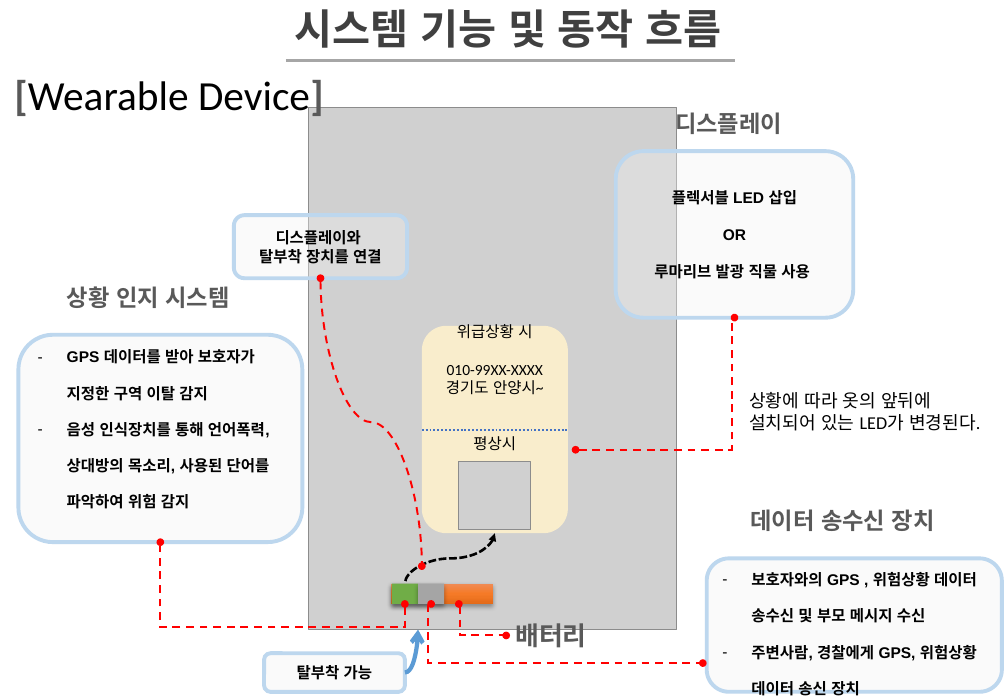
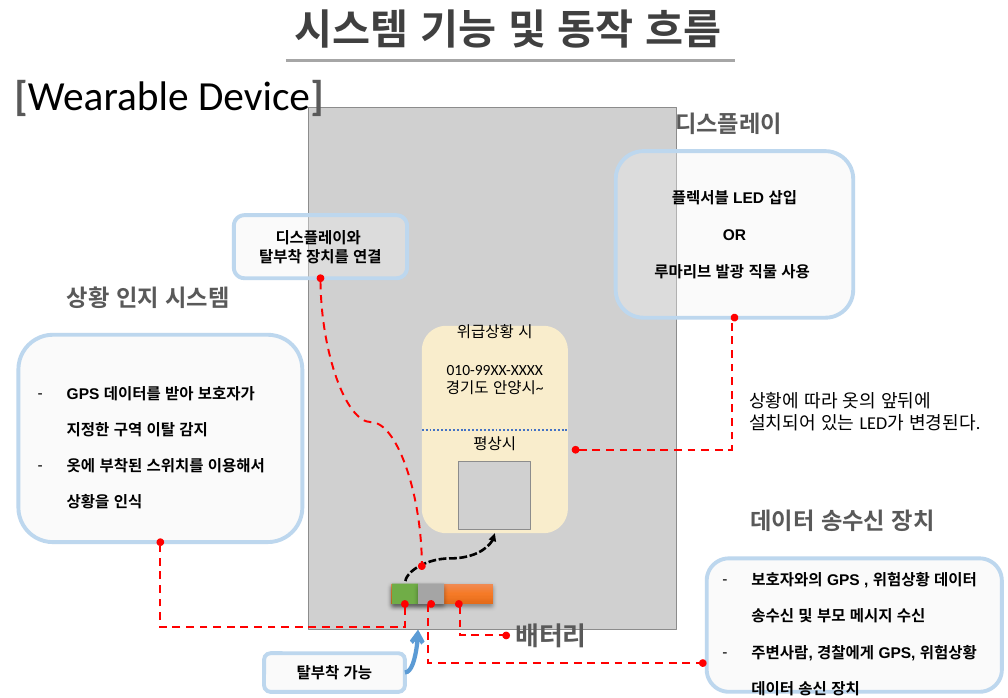
Before and after one commit to MunHyeok/Test, a slide deck: slide 4 of 컴퓨터시스템기초설계/9조 시스템 분석설계 수정.pptx. Drawn at 1008x698 pixels with LibreOffice and Linux fonts; fonts in the diff are those of the drawing; grey boxes stand for pictures. Boxes give left, top, right and bottom in pixels: in the first picture for what was removed or moved away, otherwise in the second. Text is boxed around its words. In the diff, an @@ line names an element or a change of style, - is before the commit and + after.

```diff
--- a/컴퓨터시스템기초설계/9조 시스템 분석설계 수정.pptx
+++ b/컴퓨터시스템기초설계/9조 시스템 분석설계 수정.pptx
@@ text in rounded rectangle at [67, 458, 265, 509]: text changed @@
-– 음성 인식장치를 통해 언어폭력, 상대방의 목소리, 사용된 단어를 파악하여 위험 감지
+– 옷에 부착된 스위치를 이용해서 상황을 인식
```
Also in this commit, not shown: 2 other slides changed, 5 other files.
